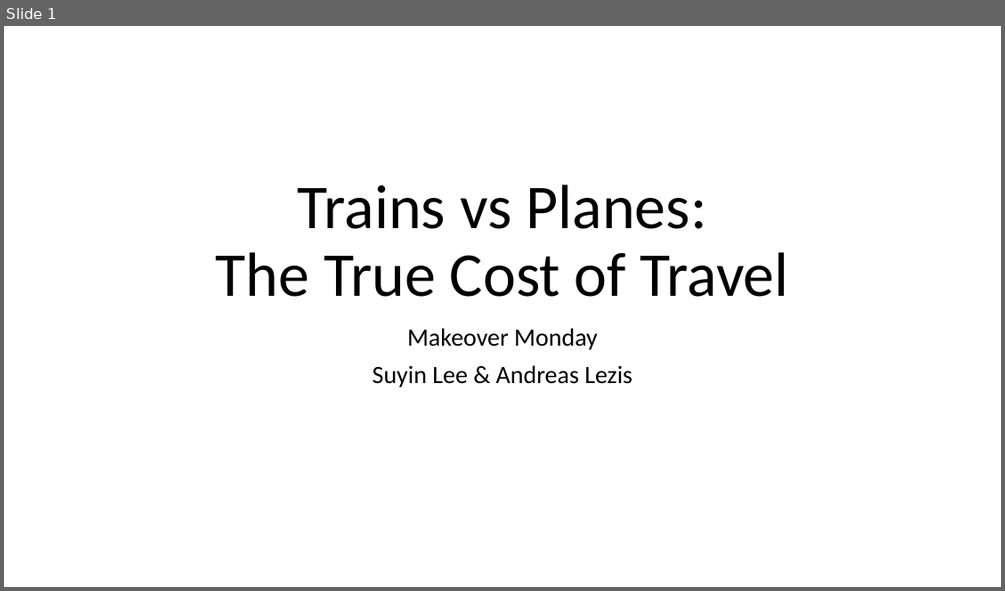
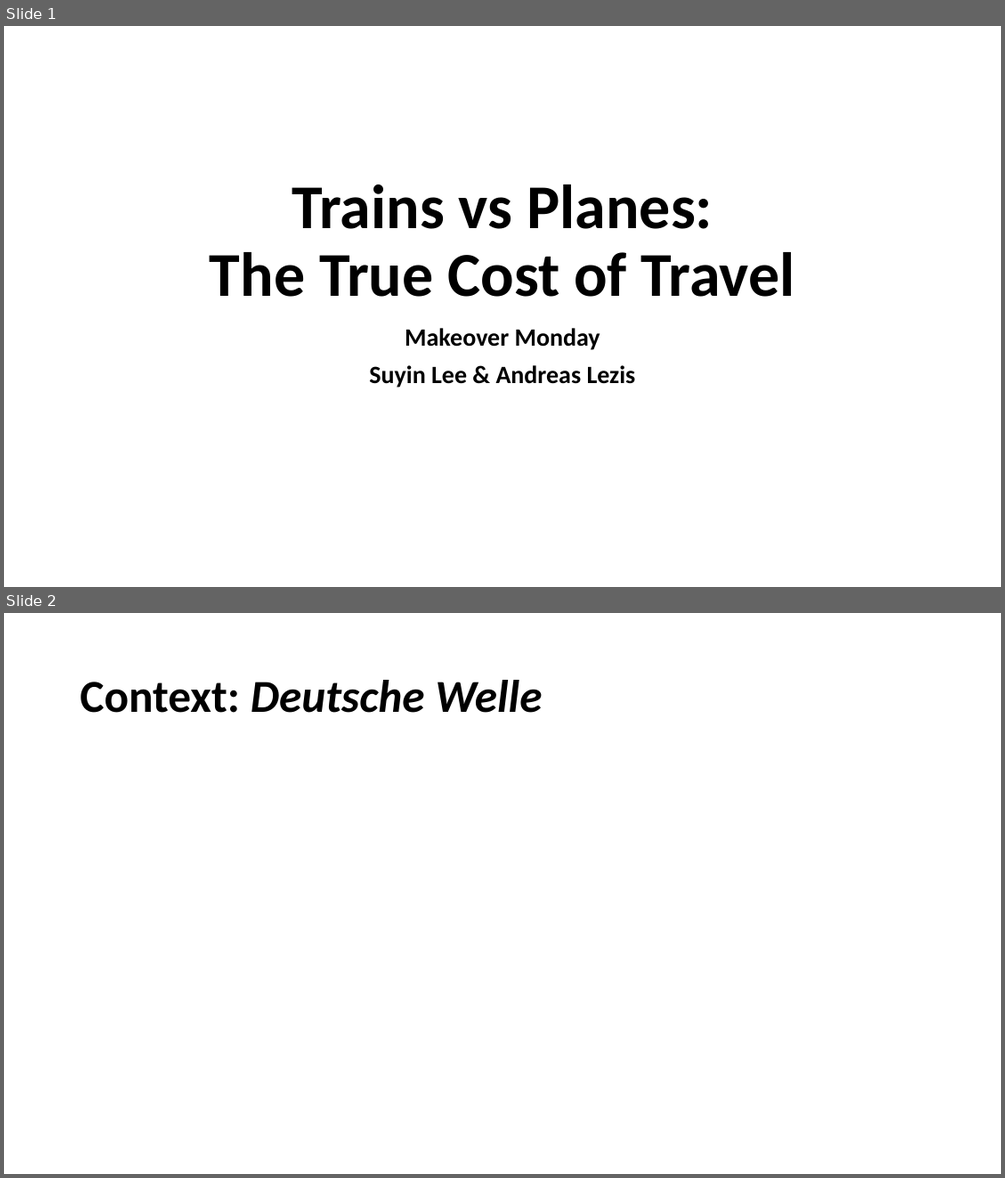
Before and after one commit to suyinlee23/MakeOverMonday_MAT_8790_LeazisLee, a slide deck: Trains vs Planes.pptx. Shown one above the other, each under a label of ours: slide 1 before the commit, slides 1 and 2 after it. The pictures are 1005x591 and 1005x1178 pixels, drawn with LibreOffice and Linux fonts; fonts in the diff are those of the drawing; background and template pictures are left out. Boxes give left, top, right and bottom in pixels: in the first picture for what was removed or moved away, otherwise in the second. Text is boxed around its words. In the diff, an @@ line names an element or a change of style, - is before the commit and + after.

```diff
--- a/Trains vs Planes.pptx
+++ b/Trains vs Planes.pptx
@@ slide 2 added at [4, 613, 1001, 1174], background picture (left out) @@
@@ title added at [80, 680, 542, 713], 44 pt, text #000000, bold, italic @@
+Context: Deutsche Welle
@@ slide 1 changed as well @@
@@ title "Trains vs Planes: The True ..." at [210, 184, 795, 297]: bold on @@
@@ subtitle "Makeover Monday" at [369, 328, 636, 387]: bold on @@
```
Also in this commit, not shown: 6 other slides changed, 4 other slides added.
